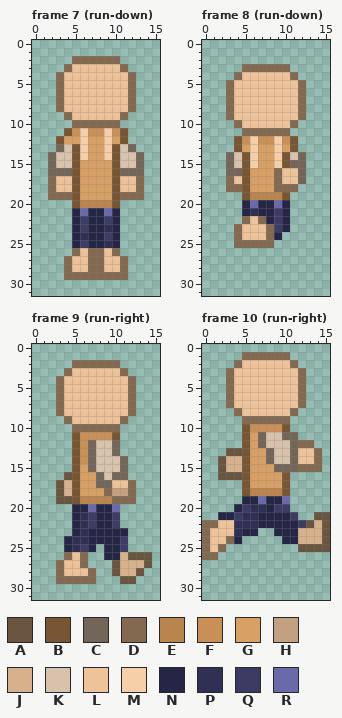
Edited in one commit: pixel-art file (Shroomfall/entity/player/player.aseprite). This is how it looked before the edit.
16x32 pixels, 36 frames. Colours within 5 levels of each other are drawn and written as one. Shown: frame 7 (run-down), frame 8 (run-down), frame 9 (run-right), frame 10 (run-right). The commit also changed other frames, which this record leaves out.
Visible layers, top first: "shirt/hoodie", "pant/jean", "skin/yellow".
Palette (. is transparent): A #695540  B #785533  C #736659  D #826950  E #b9844e  F #c88f56  G #d9a066  H #c3a180  J #d7b18c  K #d7c2ac  L #eec39a  M #f5cfa8  N #252546  P #303055  Q #3b3b64  R #6a6aaa
Pixels before, frame 7 (run-down), first column x 2:
 2 ...DDDDDD...
 3 ..DLLLLLLD..
 4 .DLLLLLLLLD.
 5 .DLLLLLLLLD.
 6 .DLLLLLLLLD.
 7 .DLLLLLLLLD.
 8 .DLLLLLLLLD.
 9 ..DLLLLLLD..
10 ...DDDDDD...
11 ..BFMFFMFB..
12 .BGGMGGMGB..
13 .CKBMGGMBKC.
14 CKKBMGGMBKKC
15 CKKBGGGGBKKC
16 CCCBGGGGBCCC
17 DLLBGGGGBLLD
18 DLLBGGGGBLLD
19 DDDBGGGGBDDD
20 ...BEEEEB...
21 ...NRNNRN...
22 ...NQNNQN...
23 ...NQNNPN...
24 ...NPNNQN...
25 ...NQNNPN...
26 ...DLDDLD...
27 ..DLLDDLLD..
28 ..DLLDDLLD..
29 ..DDDDDDDD..
Pixels before, frame 8 (run-down), first column x 3:
 3 ..DDDDDD..
 4 .DLLLLLLD.
 5 DLLLLLLLLD
 6 DLLLLLLLLD
 7 DLLLLLLLLD
 8 DLLLLLLLLD
 9 DLLLLLLLLD
10 .DLLLLLLD.
11 ..DDDDDD..
12 .BFMFFMFB.
13 .BGMGGMGB.
14 CKBMGGMBKC
15 CKBMGGMBCC
16 CCBGGGDLLC
17 DLBGGGDLLC
18 DDBGGGDDD.
19 ..BEEEEB..
20 ..NRNNRN..
21 ..NPNNQN..
22 ..DLDNQN..
23 .DLLLDQN..
24 .DLLLDN...
25 .DDDDD....
Pixels before, frame 9 (run-right), first column x 3:
 2 ..DDDDDD....
 3 .DLLLLLLD...
 4 DLLLLLLLLD..
 5 DLLLLLLLLD..
 6 DLLLLLLLLD..
 7 DLLLLLLLLD..
 8 DLLLLLLLLD..
 9 .DLLLLLLD...
10 ..DDDDDD....
11 ..BFFFFB....
12 ..BFCKKC....
13 ..BFCKKC....
14 ..BFCKKKC...
15 ..BGCKKKC...
16 .ABGGCKCC...
17 AJBGGCCLLD..
18 AJBGGGDHHD..
19 AABEEEEDDD..
20 ..NNRNNR....
21 ..NPQNNQ....
22 ..NPQNNQ....
23 ..NPNNNNN...
24 .NPPNNNNQ...
25 .NPQN.NNQ...
26 .DLD..NNJAAA
27 DLLD...AJJJA
28 DLLLD..AJJA.
29 DDDDD...AA..
Pixels before, frame 10 (run-right), first column x 0:
 1 .....DDDDDD.....
 2 ....DLLLLLLD....
 3 ...DLLLLLLLLD...
 4 ...DLLLLLLLLD...
 5 ...DLLLLLLLLD...
 6 ...DLLLLLLLLD...
 7 ...DLLLLLLLLD...
 8 ....DLLLLLLD....
 9 .....DDDDDD.....
10 .....BFFFFB.....
11 .....BGCKKCC....
12 .....BGCKKKCDD..
13 ...AABGGCKKCLLD.
14 ..AJJBGGCKKCLLD.
15 ..AJJBGGGCCCDDD.
16 ..AAABGGGGB.....
17 .....BGGGGB.....
18 .....BEEEEB.....
19 .....NNRNNR.....
20 ....NQPPNQQ.....
21 ..NNQPPNNNNQ..AA
22 DDLLPPPNNNNNQAJA
23 DLLLPNN..NNNJJJA
24 DLLDN.....NNJJJA
25 DLD.........AAAA
26 DD..............
New version:
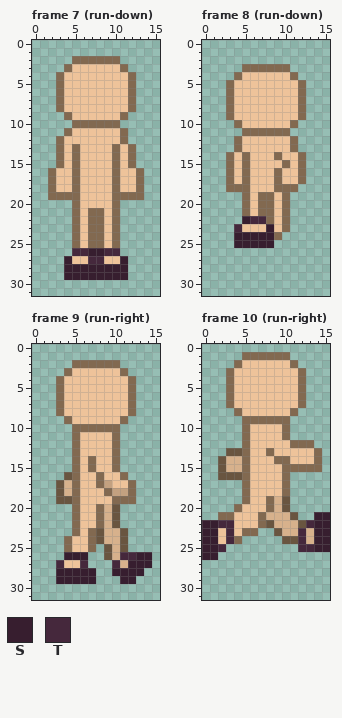
Colours new in this view: S #371e2f  T #45283c
Difference:
layer "shoe/sandal" now shown
layer "pant/jean" now hidden
layer "shirt/hoodie" now hidden
Changed rows in their new state; - is an unchanged pixel.
Frame 7 (run-down):
first column x 2:
11 --DLLLLLLD--
12 -DLLLLLLLD--
13 -DLDLLLLDLD-
14 .DLDLLLLDLD.
15 .DLDLLLLDLD.
16 DLLDLLLLDLLD
17 ---DLLLLD---
18 ---DLLLLD---
19 ---DLLLLD---
20 ---DLLLLD---
21 ---DLDDLD---
22 ---DLDDLD---
23 ---DLDDLD---
24 ---DLDDLD---
25 ---DLDDLD---
26 ---TTSSTT---
27 --S--TT--S--
28 --SSSSSSSS--
29 --SSSSSSSS--
Frame 8 (run-down):
first column x 3:
12 -DLLLLLLD-
13 -DLLLLLLD-
14 DLDLLLDLLD
15 DLDLLLLDLD
16 DLDLLL---D
17 --DLLL---D
18 --DLLL----
19 --DLDDLD--
20 --DLDDLD--
21 --DLDDLD--
22 --STTDLD--
23 -T---SLD--
24 -SSSSSD---
25 -SSSSS----
Frame 9 (run-right):
first column x 3:
11 --DLLLLD----
12 --DLLLLD----
13 --DLLLLD----
14 --DLDLLD.---
15 --DLDLLD.---
16 --DLLDLLD---
17 --DLLDH-----
18 --DLLL------
19 --DLLLL-----
20 --DLLDJA----
21 --DLLDJA----
22 --DLLDJA----
23 --DLDAJJA---
24 -DLLDAJJA---
25 -DLLD-AJA---
26 -SSS--AJTTSS
27 T--T---T-SSS
28 SSSSS--SSSS-
29 SSSSS---SS--
Frame 10 (run-right):
first column x 0:
10 -----DLLLLD-----
11 -----DLLLLD.----
12 -----DLLLLLD----
13 -----DLLDLLL----
14 -----DLLLDDL----
15 -----DLLLLDD----
16 -----DLLLLD-----
17 -----DLLLLD-----
18 -----DLLLLD-----
19 -----DLLDJA-----
20 ----DLLLDJA-----
21 --DDLLLDJJJA--SS
22 SSTTLLLDAJJJATSS
23 SS-TLDD--AJJT-SS
24 SS-TD-----AAT-SS
25 SST---------TTSS
26 SS--------------
Changed places in both pictures, as pixel boxes (x1, y1, x2, y2):
changed: (48, 128, 144, 280)
changed: (226, 136, 306, 248)
changed: (56, 432, 152, 584)
changed: (202, 424, 330, 560)
